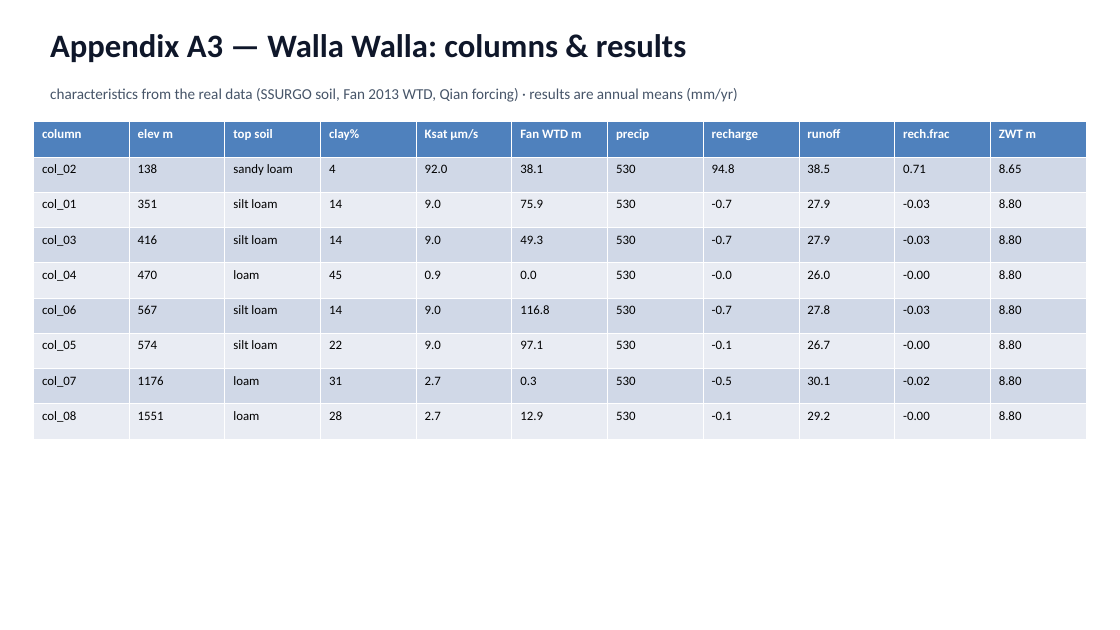
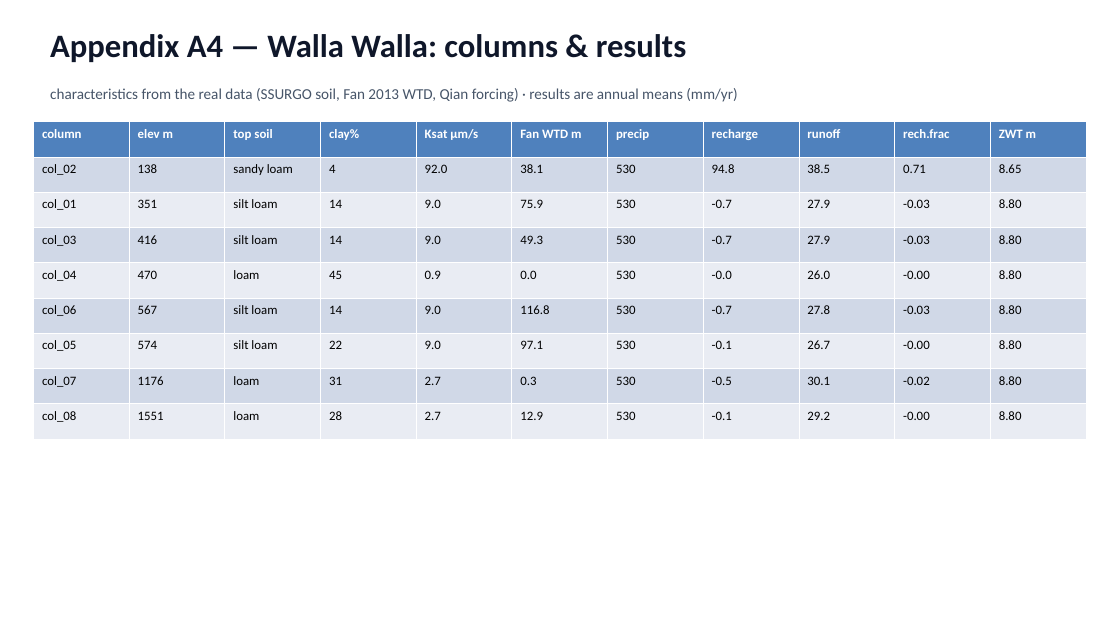
Before and after one commit to hoangtv1899/multi-agent-framework, a slide deck: slide 31 of docs/slides/story_20260704.pptx (slide 25 before the commit). Drawn at 1120x630 pixels with LibreOffice and Linux fonts; fonts in the diff are those of the drawing. Boxes give left, top, right and bottom in pixels: in the first picture for what was removed or moved away, otherwise in the second. Text is boxed around its words. In the diff, an @@ line names an element or a change of style, - is before the commit and + after.

```diff
--- a/docs/slides/story_20260704.pptx
+++ b/docs/slides/story_20260704.pptx
@@ text at <box>50,34,686,62</box>: text changed @@
-Appendix A3 — Walla Walla: columns & results
+Appendix A4 — Walla Walla: columns & results
```
Also in this commit, not shown: 9 other slides changed, 6 slides added.
